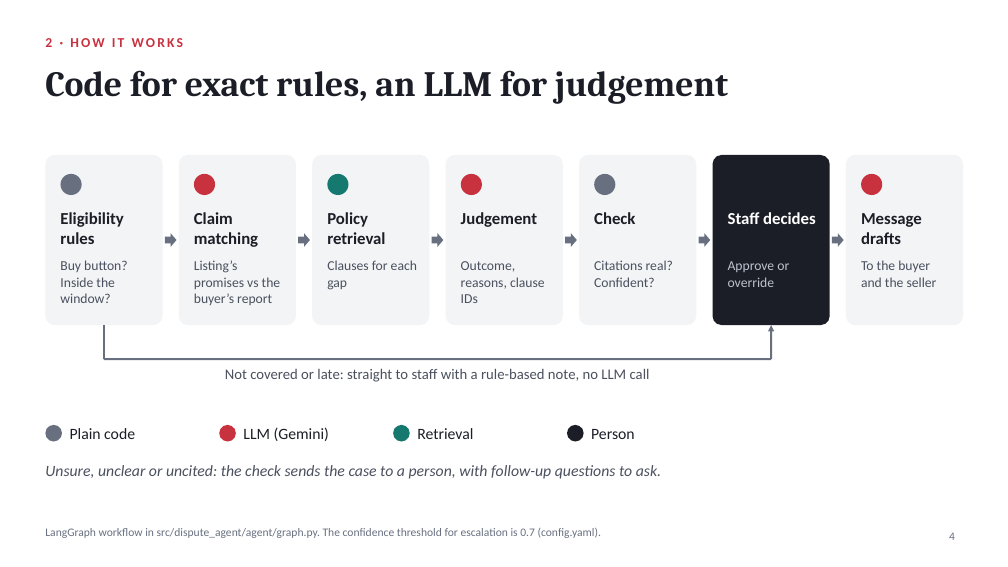
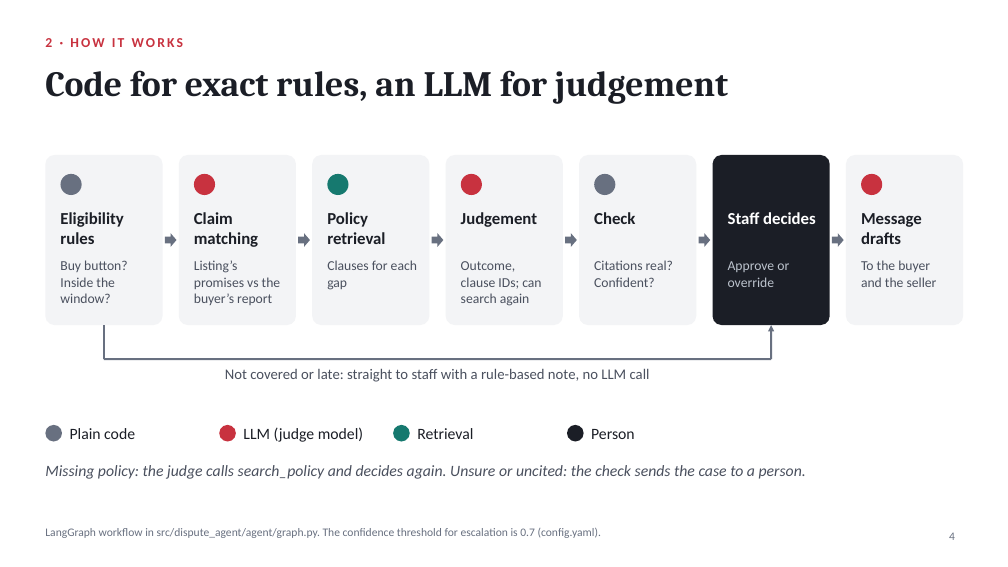
Before and after one commit to J0knee10/carousell-dispute-agent-bc3415, a slide deck: slide 4 of presentation/Carousell_Dispute_Agent_Slides.pptx. Drawn at 1008x567 pixels with LibreOffice and Linux fonts; fonts in the diff are those of the drawing. Boxes give left, top, right and bottom in pixels: in the first picture for what was removed or moved away, otherwise in the second. Text is boxed around its words. In the diff, an @@ line names an element or a change of style, - is before the commit and + after.

```diff
--- a/presentation/Carousell_Dispute_Agent_Slides.pptx
+++ b/presentation/Carousell_Dispute_Agent_Slides.pptx
@@ text at (461,261,541,306): text changed @@
-Outcome, reasons, clause IDs
+Outcome, clause IDs; can search again
@@ text at (243,427,363,442): text changed @@
-LLM (Gemini)
+LLM (judge model)
@@ text at (45,465,806,479): text changed @@
-Unsure, unclear or uncited: the check sends the case to a person, with follow-up questions to ask.
+Missing policy: the judge calls search_policy and decides again. Unsure or uncited: the check sends the case to a person.
```
Also in this commit, not shown: 4 other slides changed, 2 other files.
